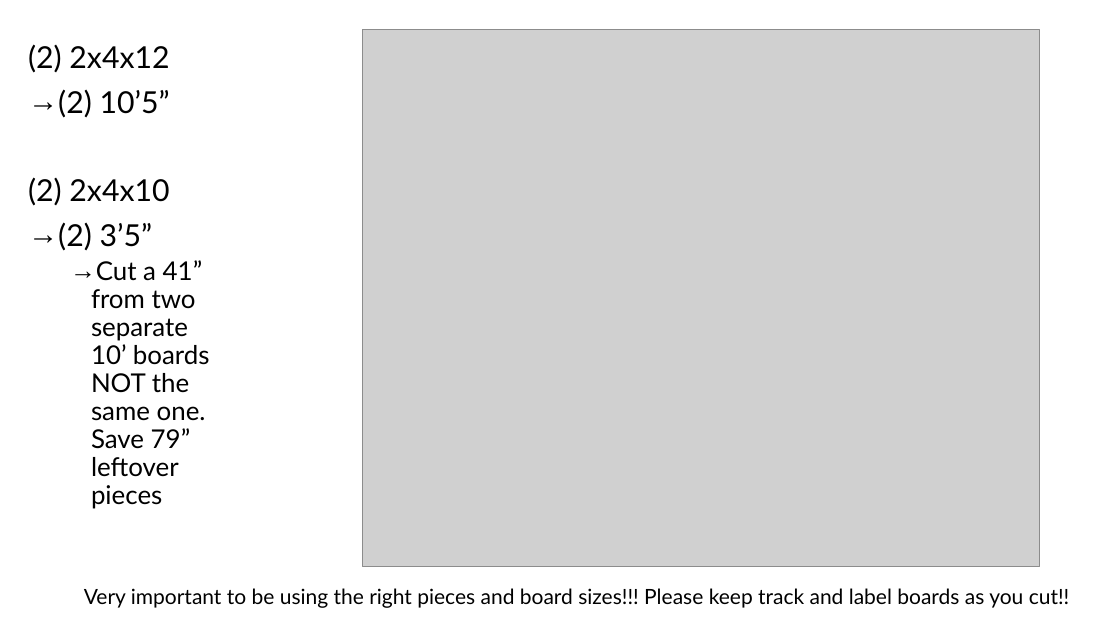
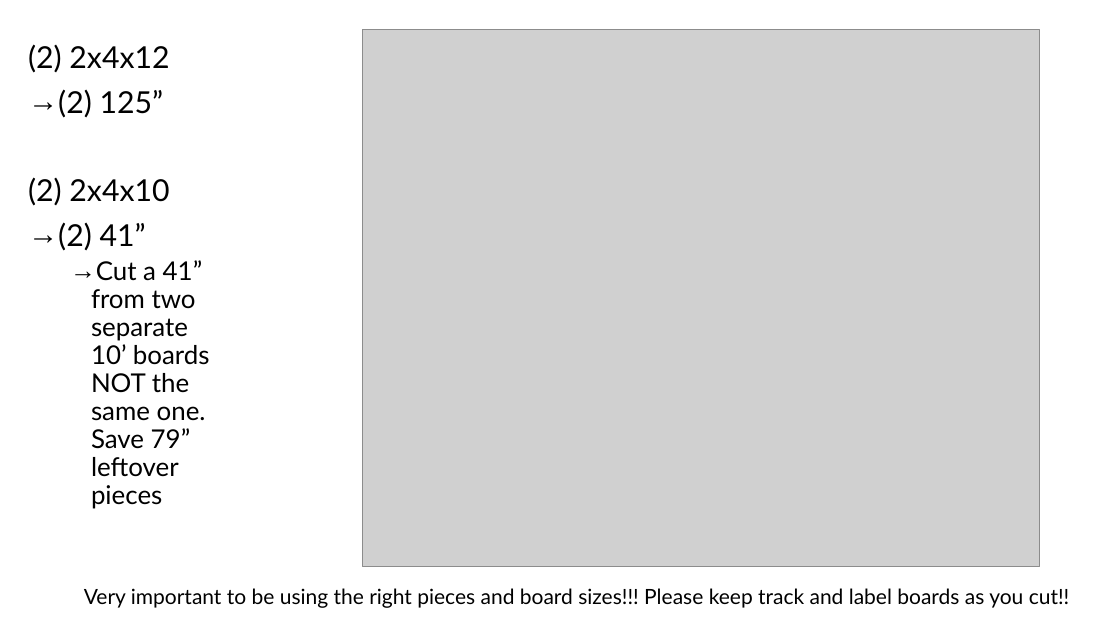
Before and after one commit to UofSC-ASME/USC-ASME-TigerBurn-2026, a slide deck: slide 4 of Build Instructions/F Leg.x.pptx. Drawn at 1120x630 pixels with LibreOffice and Linux fonts; fonts in the diff are those of the drawing; grey boxes stand for pictures. Boxes give left, top, right and bottom in pixels: in the first picture for what was removed or moved away, otherwise in the second. Text is boxed around its words. In the diff, an @@ line names an element or a change of style, - is before the commit and + after.

```diff
--- a/Build Instructions/F Leg.x.pptx
+++ b/Build Instructions/F Leg.x.pptx
@@ text at bbox=[58, 89, 164, 118]: text changed @@
-→ (2) 10’5”
+→ (2) 125”
@@ text at bbox=[58, 222, 146, 251]: text changed @@
-→ (2) 3’5”
+→ (2) 41”
```
Also in this commit, not shown: 2 other slides changed, 6 other files.
